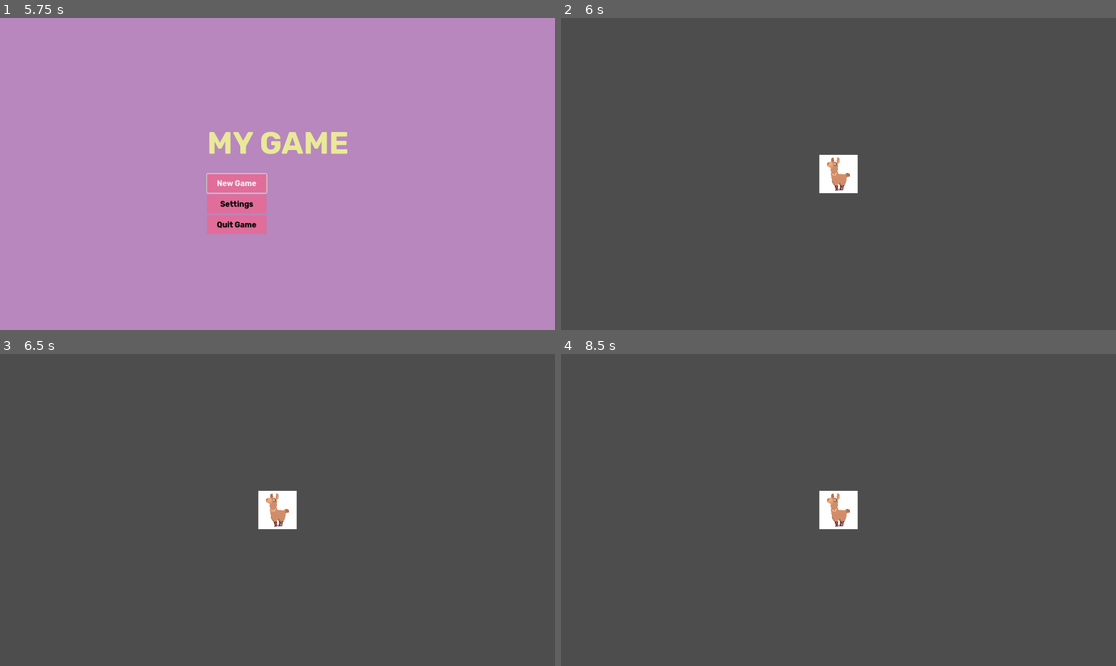
Above: before the commit, frames 1-4 (two rows, left to right).
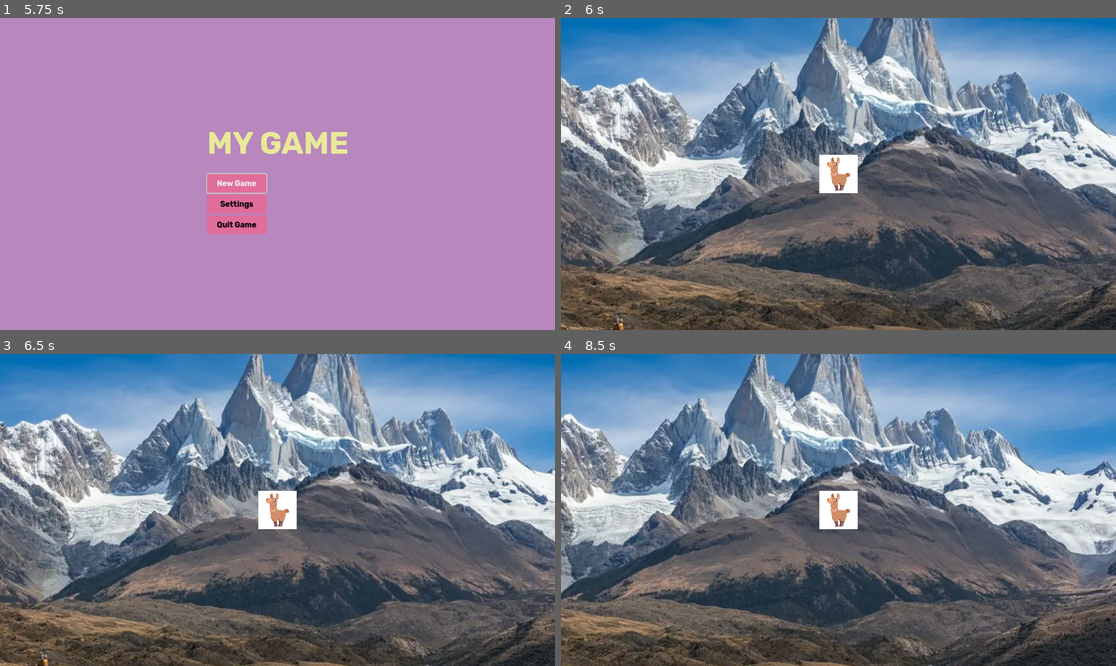
Above: after the commit, the same moments.

Repository: FabienSchmitt/Split
Game: Godot game, scene res://scenes/ui/splash_screen_manager.tscn
The game is run twice, just before and just after one commit, with the same random seed, the same clock (stepped at 60 frames per second) and the same inputs.
Inputs:
- Up to frame 1 (5.75 s): tap Enter at 0.5, 3.5 s; tap Space at 2.75 s
- Up to frame 2 (6 s): click "New Game" at 5.75 s
- Up to frame 3 (6.5 s): no input
- Up to frame 4 (8.5 s): no input

Frame 1 is identical in both runs. In frame 2, 76% of the frame differs, in the area x 0-100%, y 0-100%; in frame 3, 77%; in frame 4, 78%.

Commit message:
Using proper background

Diff:
--- a/scenes/main/main.tscn
+++ b/scenes/main/main.tscn
@@ -1,12 +1,16 @@
 [gd_scene format=3 uid="uid://d2xjipgen38g2"]
 
 [ext_resource type="PackedScene" uid="uid://dlsjbkug74opl" path="res://scenes/player/player.tscn" id="1_iuonh"]
+[ext_resource type="Texture2D" uid="uid://bywn8rp8ya0l5" path="res://resources/background-with-human.png" id="1_k2fmo"]
 [ext_resource type="PackedScene" uid="uid://cbkbhmpeop5u5" path="res://scenes/ui/ui_manager.tscn" id="2_iuonh"]
 
 [sub_resource type="RectangleShape2D" id="RectangleShape2D_lo2sf"]
 size = Vector2(7, 662)
 
 [node name="Main scene" type="Node2D" unique_id=1889810806]
+
+[node name="Sprite2D" type="Sprite2D" parent="." unique_id=215720076]
+texture = ExtResource("1_k2fmo")
 
 [node name="Player" parent="." unique_id=848951361 instance=ExtResource("1_iuonh")]
 
--- a/scripts/player.gd
+++ b/scripts/player.gd
@@ -9,7 +9,7 @@
 
 var direction = 1;
 
-func _physics_process(delta):
+func _process(delta):
 	if ray_cast_2d_right.is_colliding():
 		direction = -1;
 		animated_sprite_2d.flip_h = true;
Not shown, added: resources/background-with-human.png.import
